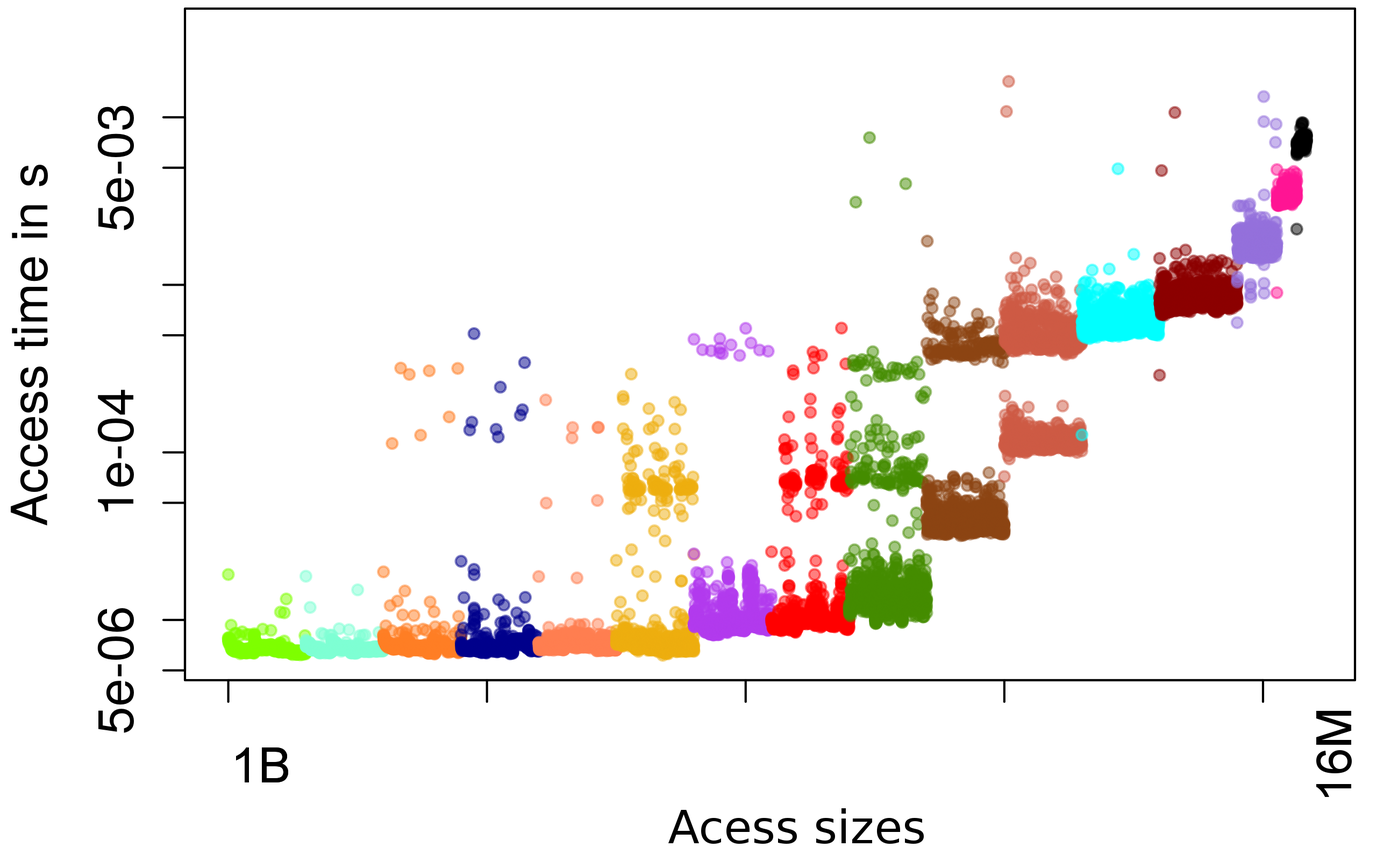
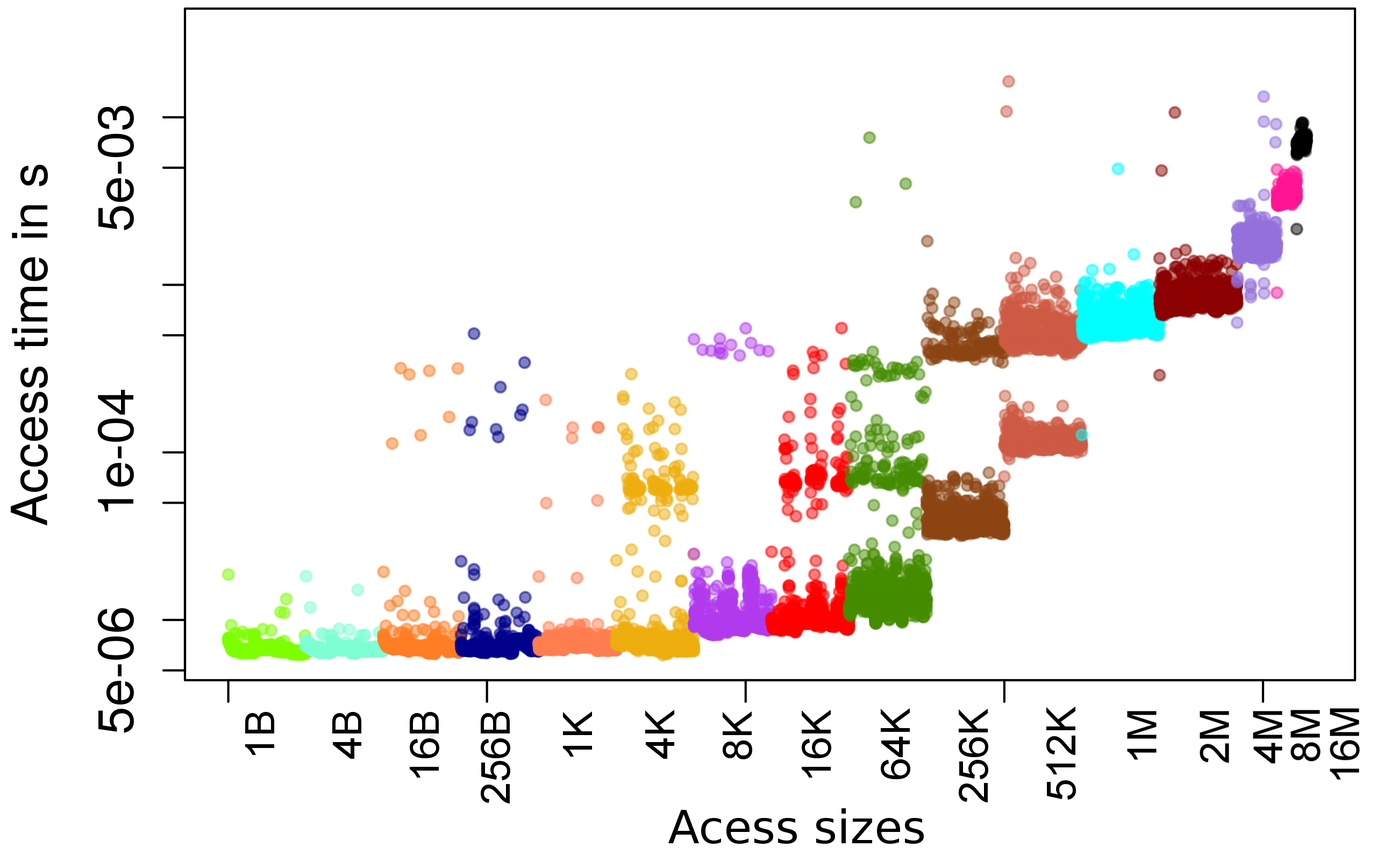
Layer changes from the first 1398×861 image to the second:
painted on "16M" over (x1=1316, y1=707, x2=1361, y2=797)
renamed "1B #2" to "8M", painted on it over (x1=236, y1=708, x2=1321, y2=783)
added layer "512K" above "256K" over (x1=1046, y1=706, x2=1077, y2=800)
added layer "256K" above "2M" over (x1=958, y1=708, x2=989, y2=802)
added layer "2M" above "4M" over (x1=1199, y1=710, x2=1230, y2=763)
added layer "4M" above "1B #1" over (x1=1253, y1=710, x2=1283, y2=764)
added layer "1B #1" above "4B" over (x1=245, y1=711, x2=275, y2=755)
added layer "4B" above "1B" over (x1=332, y1=711, x2=362, y2=759)
painted on "1B" over (x1=236, y1=747, x2=289, y2=783)
added layer "1M" above "1K" over (x1=1127, y1=710, x2=1157, y2=760)
added layer "1K" above "16B" over (x1=563, y1=711, x2=593, y2=757)
added layer "16B" above "256B" over (x1=409, y1=711, x2=440, y2=778)
added layer "256B" above "4K" over (x1=480, y1=711, x2=511, y2=803)
added layer "4K" above "8K" over (x1=645, y1=709, x2=675, y2=759)
added layer "8K" above "16K" over (x1=722, y1=711, x2=753, y2=759)
added layer "16K" above "64K" over (x1=801, y1=709, x2=832, y2=778)
added layer "64K" above "plot_SizeSorted_log_read_seq.png" over (x1=880, y1=707, x2=911, y2=779)
painted on "plot_SizeSorted_log_read_seq.png" over (x1=427, y1=730, x2=438, y2=741)
